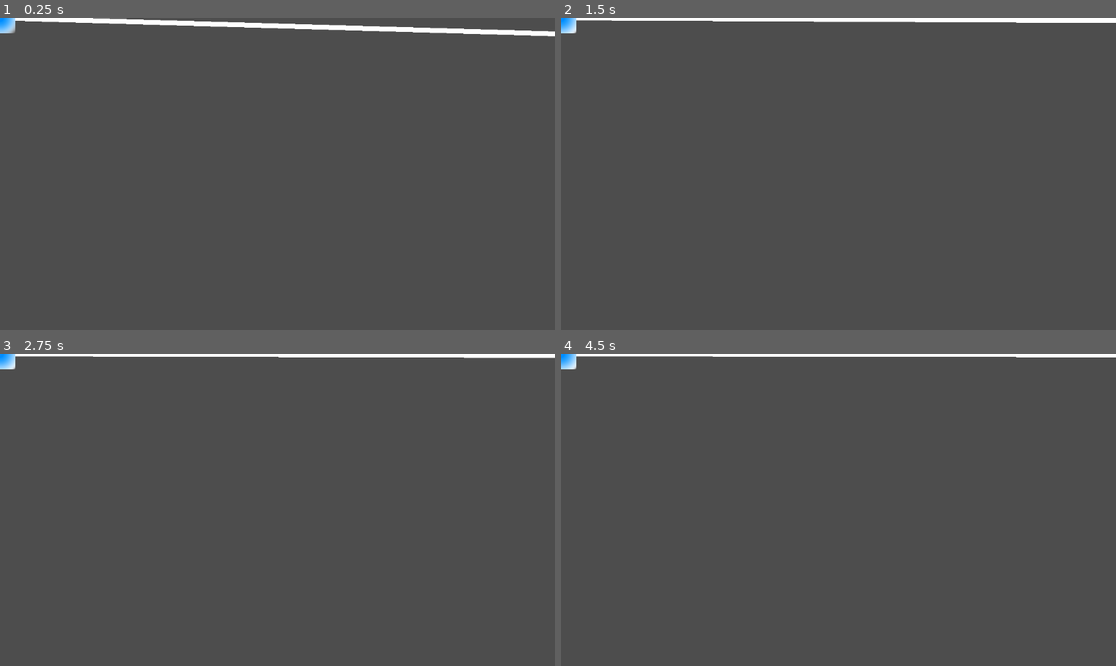
Above: before the commit, frames 1-4 (two rows, left to right).
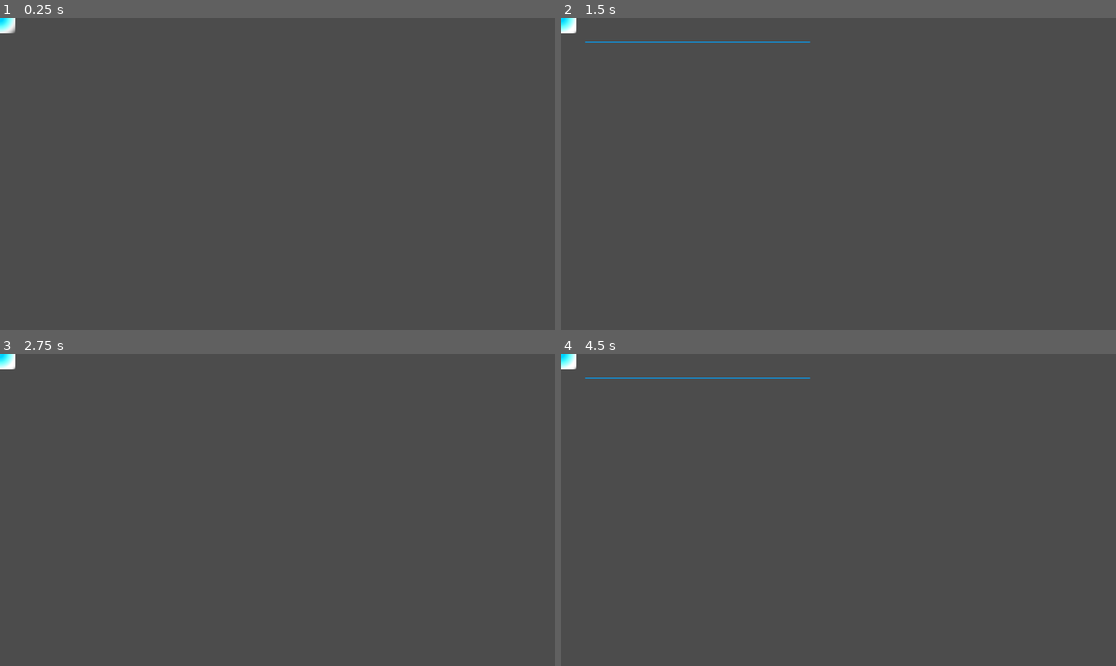
Above: after the commit, the same moments.

Repository: BlurryGames/VFXSecrets
Game: Godot game, scene res://04LaserBeam/PrototypingTheLaser/prototyping_the_laser.tscn
Two runs of this game, one before a commit and one after it. Both use one fixed random seed, a clock stepped at 60 frames per second and the inputs below. The project has no main scene, so this scene is started directly.
Inputs:
- Up to frame 1 (0.25 s): no input
- Up to frame 2 (1.5 s): tap Enter (ui_accept) at 0.5, 1.35 s; hold Enter (ui_accept) 0.53-1.28 s
- Up to frame 3 (2.75 s): tap Enter (ui_accept) at 1.52, 1.82, 2 s; hold Enter (ui_accept) from 2.03 s (still down)
- Up to frame 4 (4.5 s): release Enter (ui_accept) at 2.78 s; tap Enter (ui_accept) at 2.85, 3.02, 3.32, 3.5, 4.35 s; hold Enter (ui_accept) 3.53-4.28 s

The runs differ from the first frame. In frame 1, 1.7% of the frame differs, in the area x 0-100%, y 0-7%; in frame 2, 1.5%; in frame 3, 1.1%; in frame 4, 1.2%.

Commit message:
Section4: Laser Beam / Lesson3: Refining the beam

Diff:
--- a/03GhostTrail/AnimatedGhostTrail/fading_sprite.gd
+++ b/03GhostTrail/AnimatedGhostTrail/fading_sprite.gd
@@ -10,5 +10,5 @@
 	transparent.a = 0.0
 
 	var tween: Tween = create_tween()
-	tween.tween_property(self, "modulate", transparent, duration)
+	tween.tween_property(self, ^"modulate", transparent, duration)
 	tween.finished.connect(queue_free.call_deferred)
--- a/04LaserBeam/PrototypingTheLaser/laser_beam.gd
+++ b/04LaserBeam/PrototypingTheLaser/laser_beam.gd
@@ -2,12 +2,41 @@
 
 @export var cast_speed: float = 7_000.0
 @export var max_lenght: float = 1_400.0
+@export var growth_time: float = 0.1
+
+var tween: Tween = null
+
+var is_casting: bool = false:
+	set = set_is_casting
 
 @onready var fill: Line2D = %FillLine2D
+
+@onready var line_with: float = fill.get_width()
+
+func _ready() -> void:
+	set_physics_process(false)
+	fill.points[1] = Vector2.ZERO
 
 func _physics_process(delta: float) -> void:
 	target_position += (Vector2.RIGHT * cast_speed * delta).clampf(0.0, max_lenght)
 	cast_beam()
+
+func _unhandled_input(event: InputEvent) -> void:
+	if event.is_action_pressed(&"ui_accept"):
+		set_is_casting(true)
+	elif event.is_action_released(&"ui_accept"):
+		set_is_casting(false)
+
+func set_is_casting(cast: bool) -> void:
+	is_casting = cast
+	if is_casting:
+		set_target_position(Vector2.ZERO)
+		fill.points[1] = get_target_position()
+		apper()
+	else:
+		dissapear()
+
+	set_physics_process(is_casting)
 
 func cast_beam() -> void:
 	var cast_point: Vector2 = get_target_position()
@@ -16,3 +45,17 @@
 		cast_point = to_local(get_collision_point())
 
 	fill.points[1] = cast_point
+
+func apper() -> void:
+	if tween and tween.is_running():
+		tween.kill.call_deferred()
+
+	tween = create_tween()
+	tween.tween_property(fill, ^"width", line_with, growth_time * 2.0)
+
+func dissapear() -> void:
+	if tween and tween.is_running():
+		tween.kill.call_deferred()
+
+	tween = create_tween()
+	tween.tween_property(fill, ^"width", 0.0, growth_time)
--- a/04LaserBeam/PrototypingTheLaser/prototyping_the_laser.tscn
+++ b/04LaserBeam/PrototypingTheLaser/prototyping_the_laser.tscn
@@ -1,22 +1,39 @@
-[gd_scene load_steps=3 format=3 uid="uid://d1621j0enkoyk"]
+[gd_scene load_steps=4 format=3 uid="uid://d1621j0enkoyk"]
 
 [ext_resource type="Texture2D" uid="uid://ba05c1jejxt3f" path="res://04LaserBeam/PrototypingTheLaser/glowing_circle.tres" id="1_guv6t"]
 [ext_resource type="Script" path="res://04LaserBeam/PrototypingTheLaser/laser_beam.gd" id="1_wqo6m"]
 
+[sub_resource type="Environment" id="Environment_vypvj"]
+background_mode = 3
+glow_enabled = true
+glow_blend_mode = 0
+
 [node name="PrototypingTheLaser" type="Node"]
 
+[node name="WorldEnvironment" type="WorldEnvironment" parent="."]
+environment = SubResource("Environment_vypvj")
+
 [node name="LaserBeam2D" type="RayCast2D" parent="."]
+position = Vector2(50, 50)
 script = ExtResource("1_wqo6m")
 
 [node name="FillLine2D" type="Line2D" parent="LaserBeam2D"]
 unique_name_in_owner = true
+modulate = Color(1.5, 1.5, 1.5, 1)
 points = PackedVector2Array(0, 0, 200, 0)
+default_color = Color(0, 0.424, 1, 1)
+joint_mode = 2
+begin_cap_mode = 2
+end_cap_mode = 2
 
 [node name="CastingParticles2D" type="GPUParticles2D" parent="LaserBeam2D"]
+modulate = Color(1.5, 1.5, 1.5, 1)
 texture = ExtResource("1_guv6t")
 
 [node name="BeamParticles2D" type="GPUParticles2D" parent="LaserBeam2D"]
+modulate = Color(1.5, 1.5, 1.5, 1)
 texture = ExtResource("1_guv6t")
 
 [node name="CollisionParticles2D" type="GPUParticles2D" parent="LaserBeam2D"]
+modulate = Color(1.5, 1.5, 1.5, 1)
 texture = ExtResource("1_guv6t")
